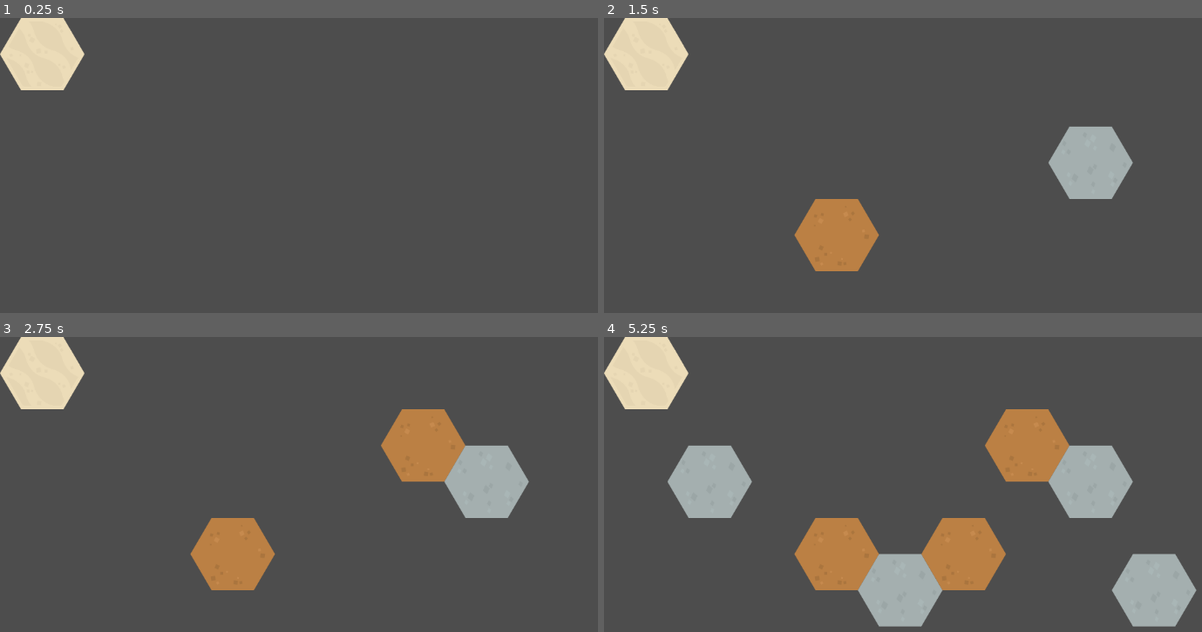
Above: before the commit, frames 1-4 (two rows, left to right).
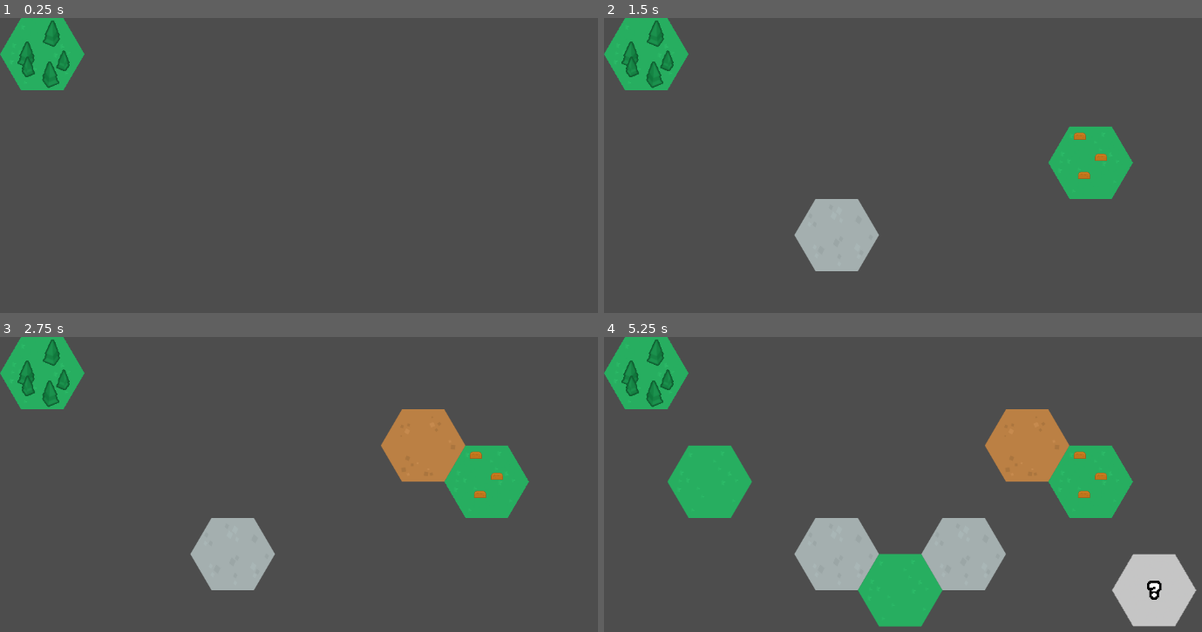
Above: after the commit, the same moments.

Repository: Bilind5/godot-hex-map
Game: Godot game, scene res://scenes/global_map.tscn
The game is run twice, just before and just after one commit, with the same random seed, the same clock (stepped at 60 frames per second) and the same inputs.
Inputs (mouse positions are in pixels of both pictures, inside the frame that each line leads up to):
- Up to frame 1 (0.25 s): no input
- Up to frame 2 (1.5 s): tap Enter at 0.5 s; move the mouse to (1106, 195) at 0.52 s; press the mouse at (1106, 195) at 0.53 s; tap Space at 1.25 s; move the mouse to (813, 233) at 1.27 s; release the mouse at (813, 233) at 1.28 s; click (813, 233) at 1.35 s
- Up to frame 3 (2.75 s): tap Enter at 2 s; move the mouse to (418, 446) at 2.02 s; press the mouse at (418, 446) at 2.03 s
- Up to frame 4 (5.25 s): tap Space at 2.75, 4.25 s; move the mouse to (914, 611) at 2.77 s; release the mouse at (914, 611) at 2.78 s; click (914, 611) at 2.85 s; tap Enter at 3.5 s; move the mouse to (1160, 590) at 3.52 s; press the mouse at (1160, 590) at 3.53 s; move the mouse to (741, 472) at 4.27 s; release the mouse at (741, 472) at 4.28 s; click (741, 472) at 4.35 s; move the mouse to (986, 531) at 5.02 s; press the mouse at (986, 531) at 5.03 s

The runs differ from the first frame. In frame 1, 2.6% of the frame differs, in the area x 0-15%, y 0-25%; in frame 2, 7.9%; in frame 3, 7.9%; in frame 4, 18%, in the area x 0-99%, y 0-99%.

Commit message:
all basic terrain sprites added

Diff:
--- a/scenes/global_map.tscn
+++ b/scenes/global_map.tscn
@@ -10,6 +10,9 @@
 1:0/0 = 0
 2:0/0 = 0
 3:0/0 = 0
+4:0/0 = 0
+5:0/0 = 0
+6:0/0 = 0
 
 [sub_resource type="TileSet" id="TileSet_uqrwb"]
 tile_shape = 3
--- a/scripts/global_map.gd
+++ b/scripts/global_map.gd
@@ -4,27 +4,45 @@
 
 var tile_collection: Array = [
 	{
-		"terrain_type": "desert",
+		"terrain_type": "forest",
 		"tile_set_source": 0,
 		"atlas_coords_x": 0,
 		"atlas_coords_y": 0
 	},
 	{
-		"terrain_type": "swamp",
+		"terrain_type": "unknown",
 		"tile_set_source": 0,
 		"atlas_coords_x": 1,
 		"atlas_coords_y": 0
 	},
 	{
-		"terrain_type": "forest",
+		"terrain_type": "desert",
 		"tile_set_source": 0,
 		"atlas_coords_x": 2,
 		"atlas_coords_y": 0
 	},
 	{
+		"terrain_type": "hills",
+		"tile_set_source": 0,
+		"atlas_coords_x": 3,
+		"atlas_coords_y": 0
+	},
+	{
+		"terrain_type": "plains",
+		"tile_set_source": 0,
+		"atlas_coords_x": 4,
+		"atlas_coords_y": 0
+	},
+	{
+		"terrain_type": "swamp",
+		"tile_set_source": 0,
+		"atlas_coords_x": 5,
+		"atlas_coords_y": 0
+	},
+	{
 		"terrain_type": "mountain",
 		"tile_set_source": 0,
-		"atlas_coords_x": 3,
+		"atlas_coords_x": 6,
 		"atlas_coords_y": 0
 	},
 ]
Binary file changed: assets/basic_terrain_spritesheet.png
Not shown, changed: assets/basic_terrain_spritesheet.png.import
Not shown: 1 places in scenes/global_map.tscn that only renumber resources
